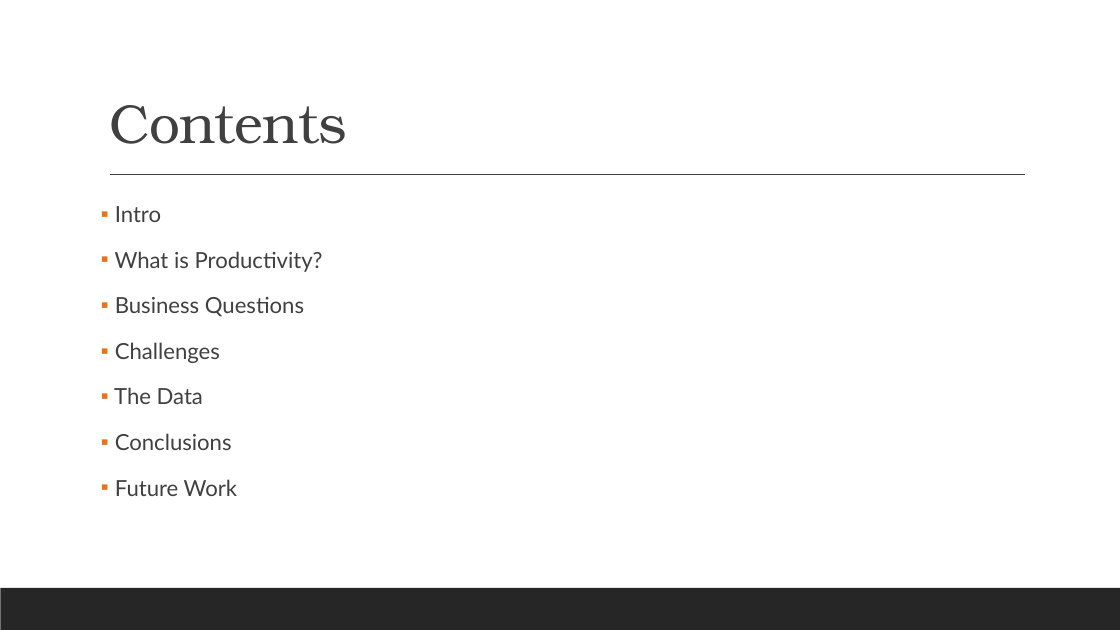
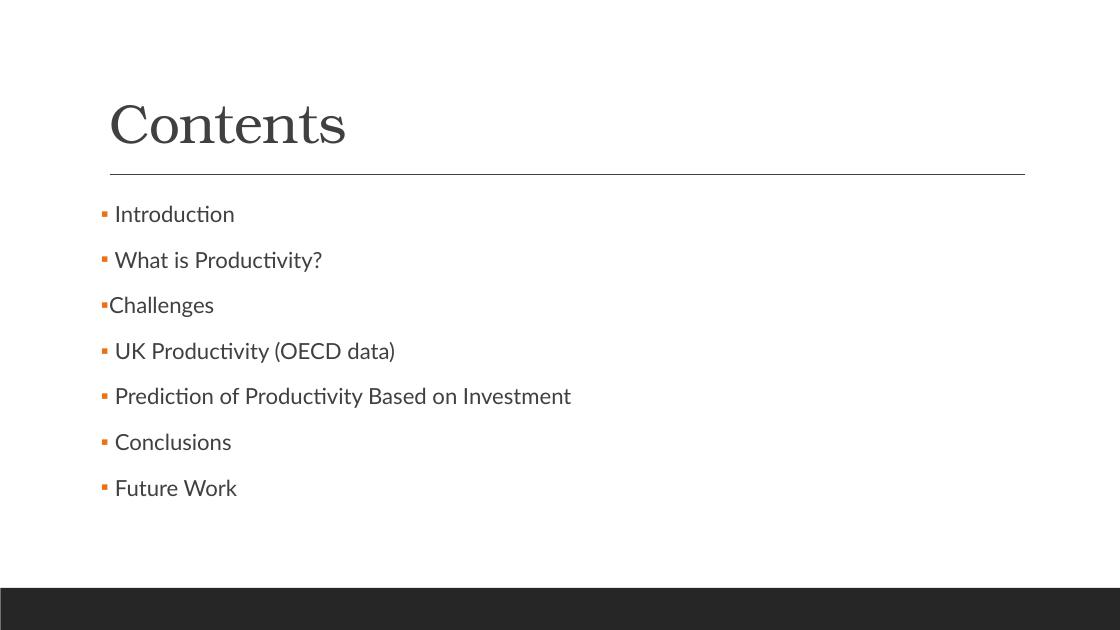
Before and after one commit to JohnHios/final_project, a slide deck: slide 2 of deloitte_investment_project/outputs/Deloitte_Investment_Project_JohnHios.pptx. Drawn at 1120x630 pixels with LibreOffice and Linux fonts; fonts in the diff are those of the drawing. Boxes give left, top, right and bottom in pixels: in the first picture for what was removed or moved away, otherwise in the second. Text is boxed around its words. In the diff, an @@ line names an element or a change of style, - is before the commit and + after.

```diff
--- a/deloitte_investment_project/outputs/Deloitte_Investment_Project_JohnHios.pptx
+++ b/deloitte_investment_project/outputs/Deloitte_Investment_Project_JohnHios.pptx
@@ text at bbox=[115, 205, 235, 222]: text changed @@
-▪ Intro
+▪ Introduction
@@ text at bbox=[115, 297, 304, 317]: paragraph removed @@
-▪ Business Questions
@@ text at bbox=[115, 342, 571, 408]: text changed @@
-▪ The Data
+▪ UK Productivity (OECD data)
+▪ Prediction of Productivity Based on Investment
```
Also in this commit, not shown: 6 other slides changed, 2 slides added, 9 slides removed.
